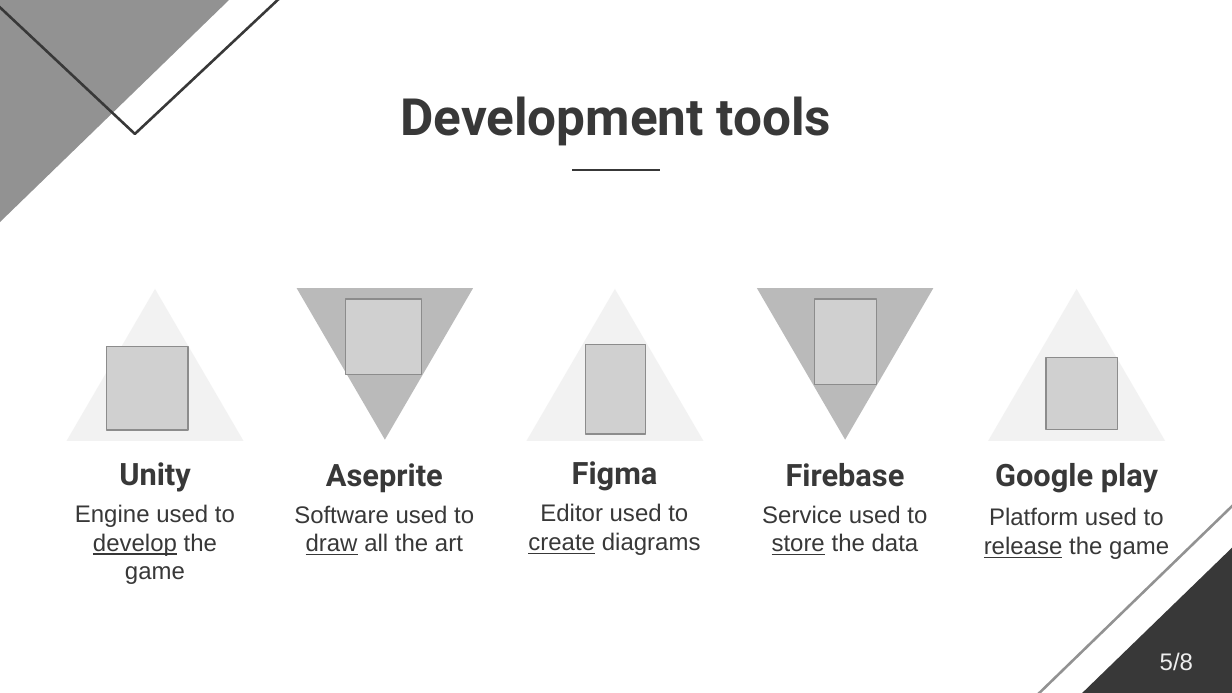
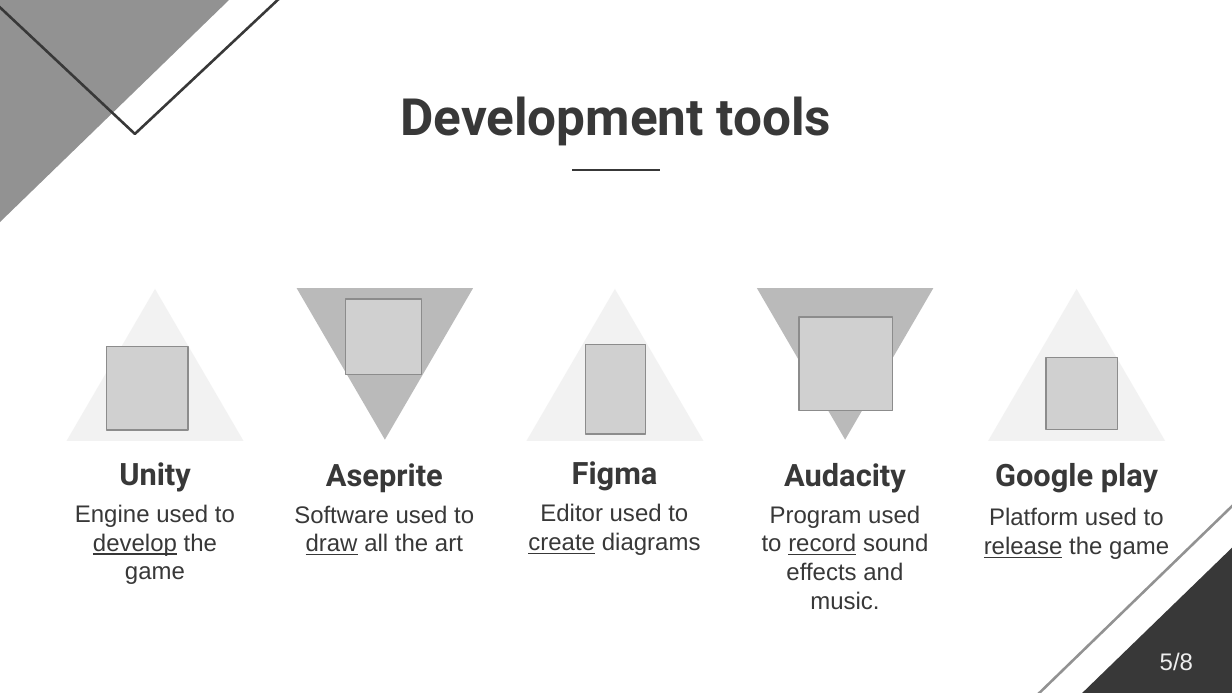
Before and after one commit to FariaXD/UnityMobileGame-FinalProject, a slide deck: slide 5 of ReportsAndOthers/Presentations/Presentation.pptx. Drawn at 1232x693 pixels with LibreOffice and Linux fonts; fonts in the diff are those of the drawing; grey boxes stand for pictures. Boxes give left, top, right and bottom in pixels: in the first picture for what was removed or moved away, otherwise in the second. Text is boxed around its words. In the diff, an @@ line names an element or a change of style, - is before the commit and + after.

```diff
--- a/ReportsAndOthers/Presentations/Presentation.pptx
+++ b/ReportsAndOthers/Presentations/Presentation.pptx
@@ picture removed at [814, 299, 877, 384] @@
@@ picture added at [800, 317, 893, 410] @@
@@ title at [784, 463, 906, 493]: text changed @@
-Firebase
+Audacity
@@ subtitle at [762, 505, 928, 610]: text changed @@
-Service used to store the data
+Program used to record sound effects and music.
```
Also in this commit, not shown: 2 other slides changed, 2 slides added, 8 other files.
